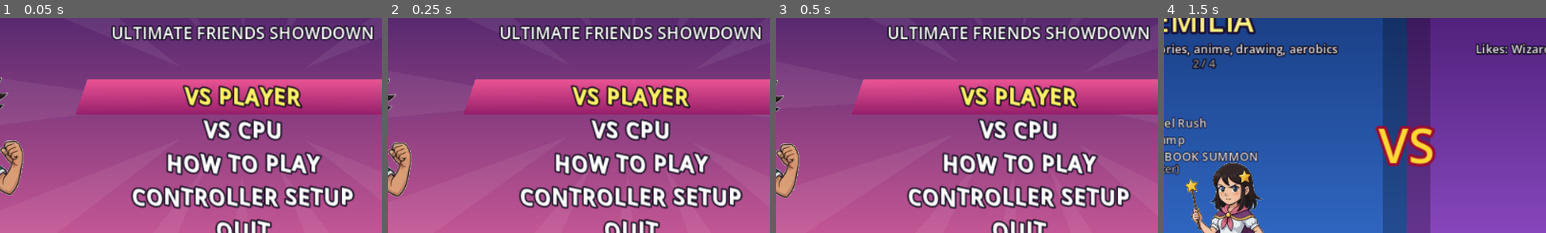
Above: before the commit, frames 1-4 (left to right).
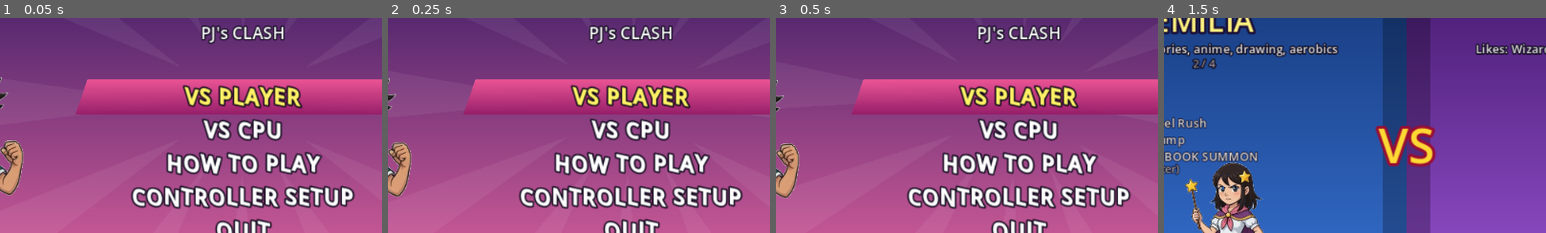
Above: after the commit, the same moments.

Repository: timoteoponce/fighting-game
Game: Godot game, scene res://scenes/main.tscn
Two runs of this game, one before a commit and one after it. Both use one fixed random seed, a clock stepped at 60 frames per second and the inputs below.
Inputs:
- Up to frame 1 (0.05 s): no input
- Up to frame 2 (0.25 s): no input
- Up to frame 3 (0.5 s): no input
- Up to frame 4 (1.5 s): tap Enter at 0.5 s; hold D 0.53-1.28 s; tap F at 0.6 s; hold S from 1.28 s (still down); tap G at 1.35 s
The pictures show only the part of the screen within x 18-68%, y 22-72%; the shares and areas given below are measured in that part.

The runs differ from the first frame. In frame 1, 3.8% of the frame differs, in the area x 29-98%, y 3-12%; in frame 2, 3.8%; in frame 3, 3.8%; in frame 4, nothing differs.

Commit message:
Hit effects overhaul, auto-chain combos, rename to PJ's Clash

Diff:
--- a/characters/charlie.gd
+++ b/characters/charlie.gd
@@ -101,7 +101,7 @@
 		# allowed to win the long-range game, only to make you respect it.
 		"proj": MoveData.make({
 			"id": "chest pass", "display": "CHEST PASS", "level": 2, "startup": 15, "active": 1,
-			"recovery": 22, "prop": "ball", "sfx": "heavy",
+			"recovery": 22, "prop": "ball", "sfx": "heavy", "flash": 3, "shake": 1.0,
 			"projectile": {
 				"kind": "bball", "speed": 4.6, "size": Vector2(34, 44), "offset": Vector2(44, -40),
 				"life": 90, "damage": 78, "hitstun": 22, "kb": Vector2(3.5, -2.0), "hitstop": 7,
@@ -119,6 +119,7 @@
 			"recovery": 17, "damage": 102, "hitbox": Rect2(2, -112, 58, 92), "dash_speed": 7.0,
 			"dash_from": 8, "dash_to": 26, "knockdown": true, "kb": Vector2(5.0, -5.5), "hitstun": 22,
 			"blockstun": 15, "chip": 0.18, "hitstop": 9, "meter": 8.0, "hit_sfx": "heavy",
+			"flash": 4, "shake": 2.0,
 			"keys": [
 				[0, {"lean": -14, "arm_f": 30, "elb_f": 110, "leg_f": 30, "knee_f": 70}, 0.4],
 				[8, {"lean": 34, "arm_f": 5, "elb_f": 30, "arm_b": -45, "elb_b": 50, "leg_f": 50, "knee_f": 60}, 0.9],
@@ -131,6 +132,7 @@
 			"hitbox": Rect2(-6, -158, 74, 116), "rise_vel": Vector2(1.0, -10.2), "rise_frame": 4,
 			"invuln": 9, "launch": true, "kb": Vector2(1.2, -8.2), "hitstun": 30, "blockstun": 14,
 			"chip": 0.15, "hitstop": 7, "meter": 8.0, "hit_sfx": "heavy",
+			"flash": 3, "shake": 1.5,
 			"pose_s": {"arm_f": -20, "elb_f": 60, "leg_f": 40, "knee_f": 90, "lean": 10},
 			"pose_a": {"arm_f": 180, "elb_f": 0, "arm_b": -30, "lean": -14, "leg_f": 20, "leg_b": -40, "ground": 0, "hip": -40},
 		}),
@@ -138,6 +140,7 @@
 		"hyper": MoveData.make({
 			"id": "crybaby flood", "display": "CRYBABY FLOOD!", "level": 3, "startup": 18,
 			"active": 1, "recovery": 48, "invuln": 44, "prop": "tears", "sfx": "hyper",
+			"flash": 5, "shake": 2.0,
 			"projectile": {
 				"kind": "tears", "anchored": true, "size": Vector2(300, 150), "offset": Vector2(60, -80),
 				"life": 60, "hits": 14, "interval": 4, "damage": 19, "hitstun": 16, "kb": Vector2(1.0, -1.0),
--- a/characters/emilia.gd
+++ b/characters/emilia.gd
@@ -62,7 +62,7 @@
 			"hitstop": 8, "meter": 7.0, "hit_sfx": "heavy",
 			"pose_a": {"leg_f": 100, "knee_f": 0, "leg_b": -80, "knee_b": 0, "arm_f": 160, "arm_b": 200}}),
 		"proj": MoveData.make({"id": "wand spark", "display": "WAND SPARK", "level": 2, "startup": 13, "active": 1,
-			"recovery": 20, "prop": "cast", "sfx": "whoosh",
+			"recovery": 20, "prop": "cast", "sfx": "whoosh", "flash": 3, "shake": 1.0,
 			"projectile": {"kind": "spark", "speed": 8.0, "size": Vector2(22, 16), "offset": Vector2(49, -83), "life": 200,
 				"damage": 72, "hitstun": 20, "kb": Vector2(3, 0), "hitstop": 6, "meter": 8.0, "sfx": "magic", "hit_sfx": "light"},
 			"pose_s": {"arm_f": 150, "elb_f": 30, "lean": -8}, "pose_a": {"arm_f": 92, "elb_f": 0, "lean": 12}}),
@@ -70,6 +70,7 @@
 			"recovery": 12, "damage": 58, "hits": 2, "hit_interval": 9, "hitbox": Rect2(-13, -120, 68, 114),
 			"dash_speed": 7.5, "dash_from": 6, "dash_to": 26, "knockdown": true, "kb": Vector2(3, -5), "hitstun": 20,
 			"blockstun": 12, "chip": 0.15, "hitstop": 6, "meter": 8.0, "spin": 360.0, "hit_sfx": "heavy",
+			"flash": 4, "shake": 2.0,
 			"pose_s": {"arm_f": 170, "elb_f": 0, "arm_b": 190, "elb_b": 0, "lean": 15},
 			"pose_a": {"arm_f": 170, "elb_f": 0, "arm_b": 190, "elb_b": 0, "leg_f": 35, "knee_f": 0, "leg_b": -35, "knee_b": 0,
 				"lean": 0, "ground": 0, "hip": -58}}),
@@ -77,11 +78,12 @@
 			"recovery": 16, "damage": 45, "hits": 3, "hit_interval": 5, "hitbox": Rect2(-39, -151, 107, 125),
 			"rise_vel": Vector2(0.5, -11.0), "rise_frame": 3, "invuln": 8, "launch": true, "kb": Vector2(1.0, -8.0),
 			"hitstun": 30, "blockstun": 12, "chip": 0.15, "hitstop": 5, "meter": 8.0, "prop": "sparkle", "hit_sfx": "light",
+			"flash": 3, "shake": 1.5,
 			"pose_s": {"leg_f": 60, "knee_f": 100, "leg_b": 20, "knee_b": 100},
 			"pose_a": {"arm_f": 150, "elb_f": 0, "arm_b": 210, "elb_b": 0, "leg_f": 40, "knee_f": 0, "leg_b": -40, "knee_b": 0,
 				"lean": 0, "ground": 0, "hip": -46}}),
 		"hyper": MoveData.make({"id": "sketchbook summon", "display": "SKETCHBOOK SUMMON!", "level": 3, "startup": 20, "active": 1,
-			"recovery": 40, "invuln": 45, "prop": "sketch", "sfx": "magic",
+			"recovery": 40, "invuln": 45, "prop": "sketch", "sfx": "magic", "flash": 5, "shake": 2.0,
 			"projectile": {"kind": "dragon", "speed": 6.5, "size": Vector2(130, 120), "offset": Vector2(65, -78), "life": 170,
 				"hits": 10, "interval": 6, "damage": 32, "hitstun": 18, "kb": Vector2(5, 0), "chip": 0.2, "hitstop": 3,
 				"meter": 0.0, "level": 3, "final_knockdown": true, "strength": 99, "sfx": "hyper"},
--- a/characters/silvan.gd
+++ b/characters/silvan.gd
@@ -111,7 +111,7 @@
 		# does the least damage of any fireball on the roster.
 		"proj": MoveData.make({
 			"id": "bark blast", "display": "BARK BLAST", "level": 2, "startup": 10, "active": 1,
-			"recovery": 18, "sfx": "whoosh",
+			"recovery": 18, "sfx": "whoosh", "flash": 3, "shake": 1.0,
 			"projectile": {
 				"kind": "spark", "speed": 7.8, "size": Vector2(20, 20), "offset": Vector2(36, -62),
 				"life": 80, "damage": 60, "hitstun": 18, "kb": Vector2(2.6, 0), "hitstop": 5,
@@ -131,6 +131,7 @@
 			"hitbox": Rect2(-8, -76, 62, 66), "dash_speed": 8.6, "dash_from": 5, "dash_to": 26,
 			"knockdown": true, "kb": Vector2(3.2, -5), "hitstun": 20, "blockstun": 12, "chip": 0.15,
 			"hitstop": 5, "meter": 8.5, "hit_sfx": "light",
+			"flash": 4, "shake": 2.0,
 			"keys": [
 				[0, {"lean": -20, "leg_f": 40, "knee_f": 80, "arm_f": 30, "elb_f": 120}, 0.5],
 				[5, {"lean": 62, "hip": -22, "arm_f": 120, "elb_f": 30, "arm_b": 20, "elb_b": 30,
@@ -155,6 +156,7 @@
 			"hitbox": Rect2(-10, -152, 74, 118), "rise_vel": Vector2(1.2, -11.8), "rise_frame": 3,
 			"invuln": 8, "launch": true, "kb": Vector2(1.0, -8.0), "hitstun": 30, "blockstun": 12,
 			"chip": 0.15, "hitstop": 5, "meter": 8.5, "hit_sfx": "light",
+			"flash": 3, "shake": 1.5,
 			"keys": [
 				[0, {"leg_f": 50, "knee_f": 110, "leg_b": 30, "knee_b": 110, "lean": 14, "head": -10}, 0.5],
 				[3, {"arm_f": 170, "elb_f": 0, "arm_b": 175, "elb_b": 0, "lean": -14, "head": 16,
@@ -167,6 +169,7 @@
 		"hyper": MoveData.make({
 			"id": "moon howl", "display": "MOON HOWL!", "level": 3, "startup": 18, "active": 1,
 			"recovery": 46, "invuln": 44, "prop": "moon", "sfx": "hyper",
+			"flash": 5, "shake": 2.0,
 			"projectile": {
 				"kind": "wolf", "anchored": true, "size": Vector2(520, 96), "offset": Vector2(40, -66),
 				"life": 58, "hits": 13, "interval": 4, "damage": 18, "hitstun": 16, "kb": Vector2(1.1, -0.6),
--- a/characters/ulises.gd
+++ b/characters/ulises.gd
@@ -62,7 +62,7 @@
 			"hitstop": 8, "meter": 7.0, "hit_sfx": "heavy",
 			"pose_a": {"leg_f": 100, "knee_f": 0, "leg_b": 20, "knee_b": 90, "lean": -10}}),
 		"proj": MoveData.make({"id": "power shot", "display": "POWER SHOT", "level": 2, "startup": 12, "active": 1,
-			"recovery": 20, "prop": "ball", "sfx": "whoosh",
+			"recovery": 20, "prop": "ball", "sfx": "whoosh", "flash": 3, "shake": 1.0,
 			"projectile": {"kind": "ball", "speed": 6.5, "size": Vector2(18, 18), "offset": Vector2(34, -18), "life": 150,
 				"damage": 70, "hitstun": 20, "kb": Vector2(3, 0), "hitstop": 6, "meter": 8.0, "sfx": "kick", "hit_sfx": "heavy"},
 			"pose_s": {"leg_f": -40, "knee_f": 40, "lean": -5, "arm_f": 60, "arm_b": -20},
@@ -70,17 +70,18 @@
 		"rush": MoveData.make({"id": "sprint dash", "display": "SPRINT DASH", "level": 2, "startup": 6, "active": 16,
 			"recovery": 14, "damage": 100, "hitbox": Rect2(5, -109, 52, 86), "dash_speed": 8.0, "dash_from": 6, "dash_to": 22,
 			"knockdown": true, "kb": Vector2(4, -5), "hitstun": 20, "blockstun": 14, "chip": 0.15, "hitstop": 8,
-			"meter": 8.0, "hit_sfx": "heavy",
+			"meter": 8.0, "hit_sfx": "heavy", "flash": 4, "shake": 2.0,
 			"pose_s": {"lean": 20, "leg_f": 40, "knee_f": 60},
 			"pose_a": {"lean": 38, "arm_f": 20, "elb_f": 70, "arm_b": -40, "elb_b": 60, "leg_f": 55, "knee_f": 70, "leg_b": -35, "knee_b": 40}}),
 		"anti": MoveData.make({"id": "bicycle kick", "display": "BICYCLE KICK", "level": 2, "startup": 4, "active": 12,
 			"recovery": 16, "damage": 55, "hits": 2, "hit_interval": 6, "hitbox": Rect2(-8, -156, 68, 104),
 			"rise_vel": Vector2(1.5, -10.0), "rise_frame": 3, "invuln": 8, "launch": true, "kb": Vector2(1.5, -8.0),
 			"hitstun": 30, "blockstun": 14, "chip": 0.15, "hitstop": 7, "meter": 8.0, "spin": -360.0, "hit_sfx": "heavy",
+			"flash": 3, "shake": 1.5,
 			"pose_s": {"leg_f": 40, "knee_f": 80, "lean": -5},
 			"pose_a": {"leg_f": 170, "knee_f": 0, "leg_b": 40, "knee_b": 80, "arm_f": -30, "arm_b": -50, "ground": 0, "hip": -46}}),
 		"hyper": MoveData.make({"id": "game over combo", "display": "GAME OVER COMBO!", "level": 3, "startup": 16, "active": 1,
-			"recovery": 50, "invuln": 45, "prop": "controller", "sfx": "special",
+			"recovery": 50, "invuln": 45, "prop": "controller", "sfx": "special", "flash": 5, "shake": 2.0,
 			"projectile": {"kind": "beam", "anchored": true, "size": Vector2(560, 72), "offset": Vector2(39, -75), "life": 56,
 				"hits": 12, "interval": 4, "damage": 20, "hitstun": 16, "kb": Vector2(1.2, 0), "chip": 0.2, "hitstop": 3,
 				"meter": 0.0, "level": 3, "final_knockdown": true, "strength": 99, "sfx": "special"},
--- a/project.godot
+++ b/project.godot
@@ -5,7 +5,7 @@
 
 [application]
 
-config/name="Ulises vs Emilia"
+config/name="PJ's Clash"
 config/description="A 2D fighting game in the style of Marvel vs Capcom, starring Ulises and Emilia."
 run/main_scene="res://scenes/main.tscn"
 config/features=PackedStringArray("4.7")
--- a/scripts/fight/effects.gd
+++ b/scripts/fight/effects.gd
@@ -165,9 +165,11 @@
 		var p: Vector2 = e["p"]
 		var rng := RandomNumberGenerator.new()
 		rng.seed = e["d"]["seed"]
+		# Combo scale: hits land harder the longer the chain, so the burst grows.
+		var ck: float = float(e["d"].get("k", 1.0))
 		match kind:
 			"hit", "heavy", "super":
-				var big: float = {"hit": 1.0, "heavy": 1.6, "super": 2.1}[kind]
+				var big: float = {"hit": 1.0, "heavy": 1.6, "super": 2.1}[kind] * ck
 				var col: Color = {"hit": Color(1, 0.7, 0.25), "heavy": Color(1, 0.5, 0.15), "super": Color(1, 0.35, 0.8)}[kind]
 				# White-hot core.
 				glow.draw_circle(p, 16.0 * big * (1.0 - k * 0.7), Color(col, 0.35 * fade), true, -1.0, true)
--- a/scripts/fight/fight.gd
+++ b/scripts/fight/fight.gd
@@ -370,14 +370,18 @@
 		return
 	var heavy := m.level >= 1
 	# Sparks spray the way the victim is flying, so a launcher bursts upward
-	# and a sweep skids along the floor.
+	# and a sweep skids along the floor. The burst grows with the combo, so a
+	# long chain builds to a bigger and bigger explosion.
 	var away := signf(d.position.x - a.position.x)
 	var kb := Vector2(m.kb.x * (away if away != 0.0 else 1.0), m.kb.y)
-	effects.spawn("super" if m.level == 3 else ("heavy" if heavy else "hit"), point, {"kb": kb.angle()})
-	Sfx.play(m.hit_sfx)
+	var combo_k := 1.0 + 0.12 * float(d.combo)
+	effects.spawn("super" if m.level == 3 else ("heavy" if heavy else "hit"), point, {"kb": kb.angle(), "k": combo_k})
+	Sfx.play(m.hit_sfx, 1.0 + 0.06 * float(d.combo))
 	hitstop = maxi(hitstop, m.hitstop)
 	if heavy:
-		shake = maxf(shake, 3.0 + m.level)
+		shake = maxf(shake, 3.0 + m.level + m.shake)
+	if m.flash > 0:
+		flash = maxi(flash, m.flash)
 	# Big hits shake your belongings loose. One item per hit, so a long combo
 	# leaves a little trail of dropped junk rather than a single explosion.
 	if m.level >= 2 or (m.launch or m.knockdown) and randf() < 0.7:
--- a/scripts/fighter/fighter.gd
+++ b/scripts/fighter/fighter.gd
@@ -13,7 +13,7 @@
 const MAX_METER := 300.0  # three hyper levels, like MvC
 const HYPER_COST := 100.0
 const JUGGLE_LIMIT := 7
-const BUFFER := 6
+const BUFFER := 8
 const SCALE := 1.25
 
 ## Forward dash doubles as a KOF-style roll: it passes through the opponent and
@@ -552,6 +552,8 @@
 
 ## Cancel rules: weaker attacks that connect can be cancelled into stronger
 ## ones (light > heavy > special > hyper). Lights chain into lights.
+## The cancel window opens the moment a hit connects and stays open well into
+## recovery, so a player who keeps pressing attack buttons chains automatically.
 func _can_start(m: MoveData) -> bool:
 	if state != S.ATTACK:
 		return true
@@ -559,11 +561,11 @@
 	if not move_connected:
 		# Pressing L then H a few frames apart turns the light into a special.
 		return m.level >= 2 and cur.level < 2 and sf <= 3
-	if sf > cur.startup + cur.active + 10:
+	if sf > cur.startup + cur.active + 16:
 		return false
 	if m.level > cur.level:
 		return true
-	return m.level == 0 and cur.level == 0 and chain < 3
+	return m.level == 0 and cur.level == 0 and chain < 4
 
 
 func _start_move(m: MoveData) -> void:
@@ -809,6 +811,7 @@
 	# Cartoon impact: the body concertinas and the eyes bug out, scaled to how
 	# hard the hit was. A jab barely ripples; a hyper nearly folds you in half.
 	renderer.squish(0.13 + 0.10 * m.level)
+	renderer.hit_flash = 2 + m.level
 	if m.level >= 1:
 		renderer.eye_pop = 6 + m.level * 2
 	if m.level >= 2:
--- a/scripts/fighter/fighter_renderer.gd
+++ b/scripts/fighter/fighter_renderer.gd
@@ -58,6 +58,7 @@
 var facing := 1
 var base_scale := 1.0
 var flash := 0
+var hit_flash := 0  # frames of white impact flash on the victim
 var t := 0.0
 var expr := "normal"
 var prop := ""
@@ -131,7 +132,14 @@
 	# Volume-conserving scale: squash wide and short, stretch tall and thin.
 	var sq := clampf(squash, -SQUASH_MAX, SQUASH_MAX)
 	scale = Vector2(base_scale * facing * (1.0 + sq), base_scale * (1.0 - sq))
-	modulate = Color(2.2, 2.2, 2.2) if flash > 0 else Color.WHITE
+	# Impact flash: the victim whites out for a couple of frames on a clean hit.
+	if hit_flash > 0:
+		hit_flash -= 1
+		modulate = Color(2.6, 2.6, 2.6)
+	elif flash > 0:
+		modulate = Color(2.2, 2.2, 2.2)
+	else:
+		modulate = Color.WHITE
 	if eye_pop > 0:
 		eye_pop -= 1
 	for e in emotes:
--- a/scripts/fighter/move_data.gd
+++ b/scripts/fighter/move_data.gd
@@ -19,6 +19,8 @@
 var spike := false  # slams an airborne opponent down
 var chip := 0.0  # fraction of damage dealt through block
 var hitstop := 5
+var flash := 0  # full-screen white flash frames on hit (0 = none)
+var shake := 0.0  # extra screen shake on hit (added to the level-derived base)
 var meter := 5.0
 var hits := 1
 var hit_interval := 0
--- a/scripts/ui/title_screen.gd
+++ b/scripts/ui/title_screen.gd
@@ -53,6 +53,6 @@
 	UI.text(self, Vector2(210, 64 + bob), "ULISES", 44, Color("5ab0ff"), HORIZONTAL_ALIGNMENT_CENTER, 10, Color("0b1a4a"))
 	UI.text(self, Vector2(320, 70 - bob), "VS", 34, Color("ffd23f"), HORIZONTAL_ALIGNMENT_CENTER, 10, Color("7a1030"))
 	UI.text(self, Vector2(430, 64 + bob), "EMILIA", 44, Color("d19bff"), HORIZONTAL_ALIGNMENT_CENTER, 10, Color("3a0d5a"))
-	UI.text(self, Vector2(320, 96), "ULTIMATE FRIENDS SHOWDOWN", 14, Color.WHITE)
+	UI.text(self, Vector2(320, 96), "PJ's CLASH", 14, Color.WHITE)
 	UI.menu(self, ITEMS, idx, Vector2(320, 150), 17, 28)
 	UI.text(self, Vector2(320, 350), "P1: WASD + F / G     P2: Arrows + K / L     Gamepads: D-pad + buttons     F11: fullscreen", 10, Color(1, 1, 1, 0.8))
Not shown, changed: export_presets.cfg
Not shown, changed: README.md
Not shown, changed: build_linux.sh
